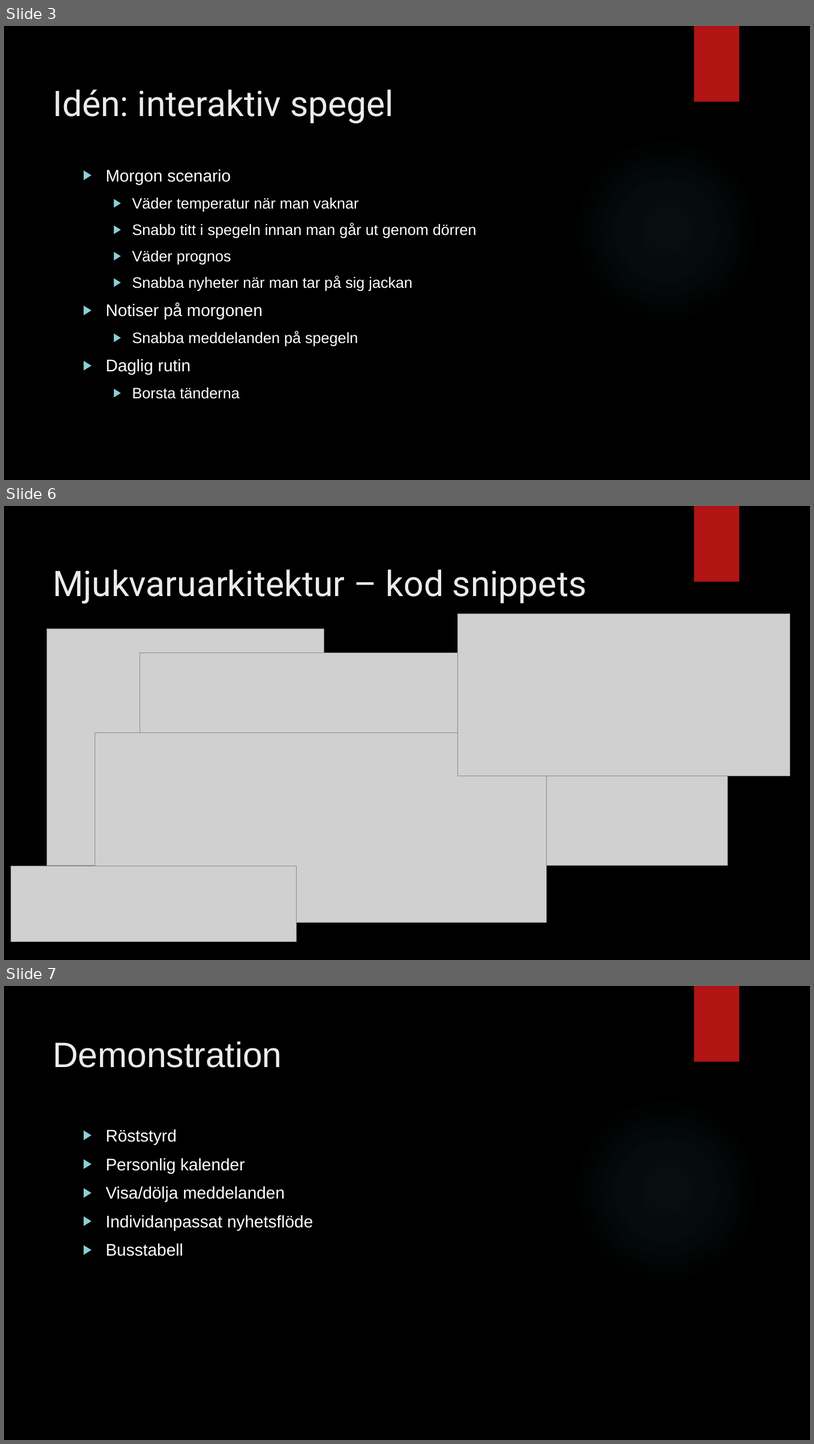
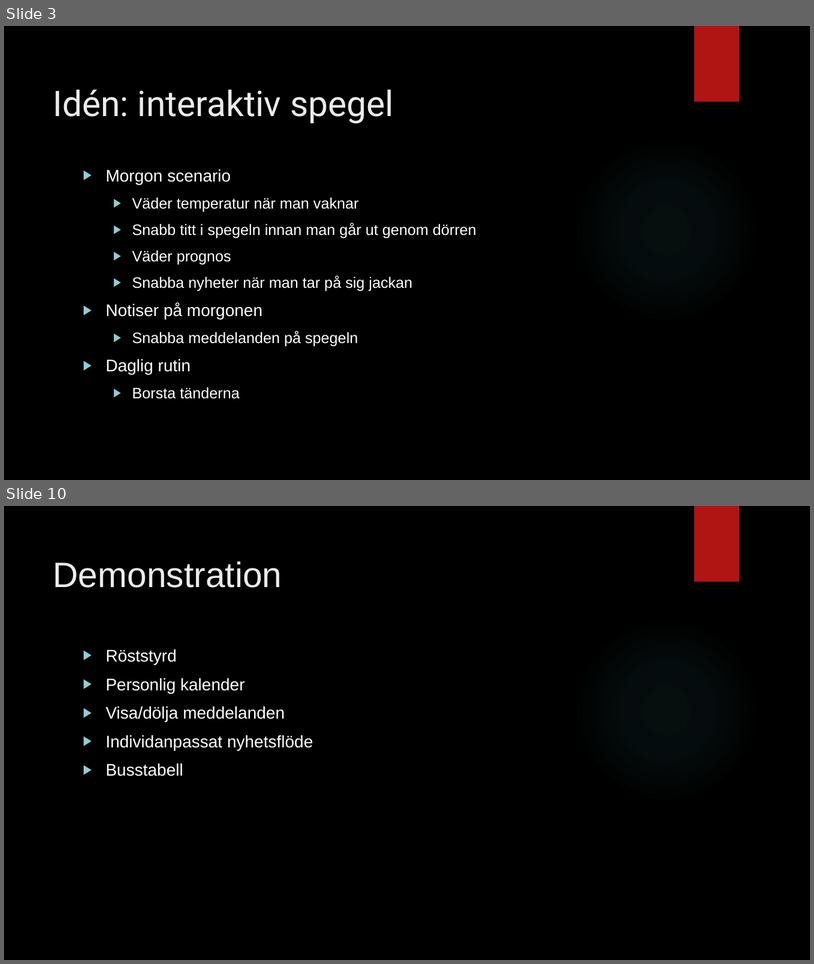
Before and after one commit to hamadaio/magic-mirror-project, a slide deck: pitch_group_mirror.pptx. Shown one above the other, each under a label of ours: slides 3, 6 and 7 before the commit, slides 3 and 10 after it; the slides between them are not shown. The pictures are 814x1444 and 814x964 pixels, drawn with LibreOffice and Linux fonts; fonts in the diff are those of the drawing; grey boxes stand for pictures; background and template pictures are left out. Boxes give left, top, right and bottom in pixels: in the first picture for what was removed or moved away, otherwise in the second. Text is boxed around its words. In the diff, an @@ line names an element or a change of style, - is before the commit and + after.

```diff
--- a/pitch_group_mirror.pptx
+++ b/pitch_group_mirror.pptx
@@ slide 6 removed at (4,506,810,960), background picture (left out); not listed: 2 template elements that a slide beside it also shows @@
@@ title removed at (53,570,587,604) @@
-Mjukvaruarkitektur – kod snippets
@@ picture removed at (458,613,791,775) @@
@@ picture removed at (47,629,324,865) @@
@@ picture removed at (140,653,728,865) @@
@@ picture removed at (95,733,546,922) @@
@@ picture removed at (11,866,296,942) @@
@@ what was slide 7 is now slide 10 @@
```
Also in this commit, not shown: 2 slides changed, 4 slides added.
